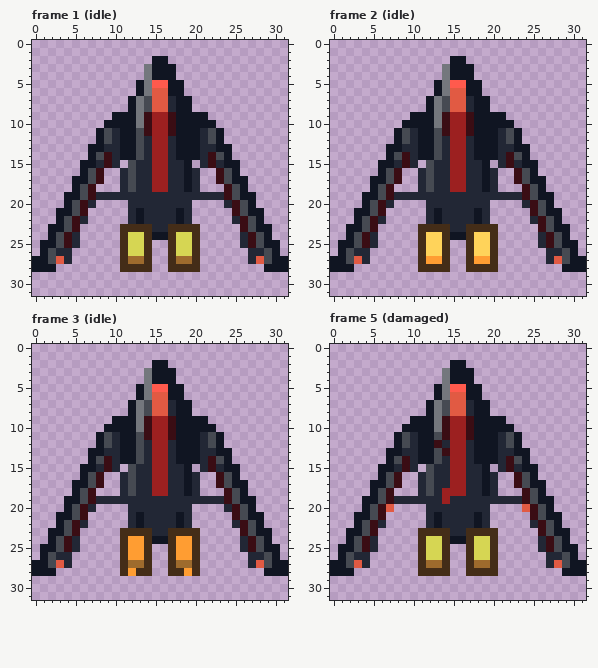
One commit to this pixel-art file: assets/sources/enemies/interceptor.ase. This is how it looked before the edit.
32x32 pixels, 11 frames. Shown: frame 1 (idle), frame 2 (idle), frame 3 (idle), frame 5 (damaged).
The result:
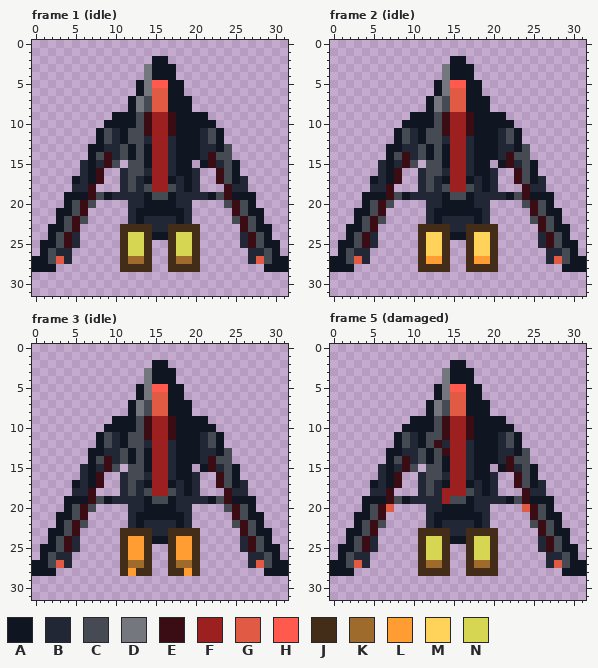
Palette (. is transparent): A #101522  B #222735  C #464a52  D #74777d  E #3a0d14  F #9c2020  G #e15a43  H #ff5a4d  J #442d18  K #9e6b2d  L #ff9d32  M #ffd35a  N #d6d653
The exact change:
layer "Armored Depth" added
Changed rows in their new state; - is an unchanged pixel.
Frame 1 (idle), layer "Armored Depth":
first column x 5:
 7 ------------A---------
 8 ------------A---------
 9 --------C-------------
10 --------C-------------
11 -------C--------------
12 -------C--------------
13 ------C--A---------C--
14 ------C--A---------C--
15 -B---C--CA---A--A--C--
16 -BA-----C----A--------
17 -BA------A--A--------B
18 BB-------C--C-------BB
19 -A-CA----ACCA----AC-A-
20 --C------AAAA------C--
21 ---------AAAA---------
22 -C------------------C-
Frame 2 (idle), layer "Armored Depth": the same change as frame 1 (idle)
Frame 3 (idle), layer "Armored Depth": the same change as frame 1 (idle)
Frame 5 (damaged), layer "Armored Depth":
first column x 5:
 7 ------------A---------
 8 ------------A---------
 9 --------C-------------
10 --------C-------------
11 -------C--------------
12 -------C--------------
13 ------C------------C--
14 ------C--A---------C--
15 -B---C--CA---A--A--C--
16 -BA-----C----A--------
17 -BA------A--A--------B
18 BB----------C-------BB
19 -A-CA-----CCA----AC-A-
20 ---------AAAA---------
21 ---------AAAA---------
22 -C------------------C-
Changed places in both pictures, as pixel boxes (x1, y1, x2, y2):
changed: (72, 96, 248, 224)
changed: (370, 96, 546, 224)
changed: (72, 400, 248, 528)
changed: (370, 400, 546, 528)
